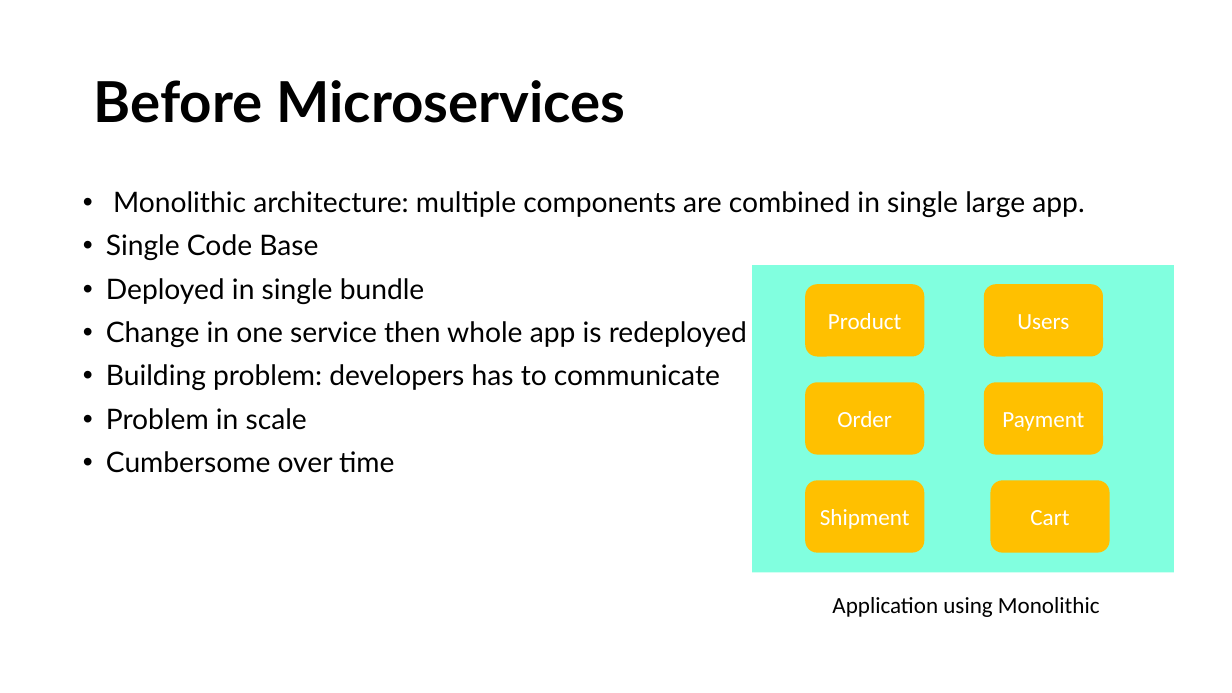
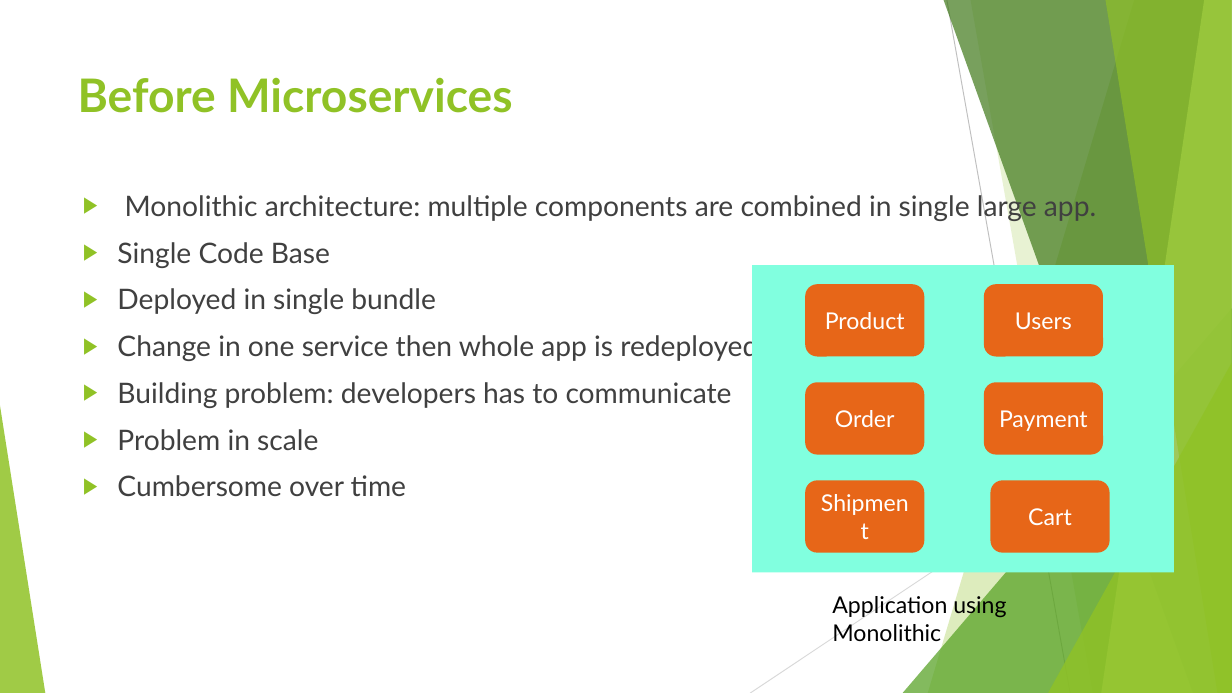
Before and after one commit to sudhirsatwekar/miscroservices_management, a slide deck: slide 3 of microservices.pptx. Drawn at 1232x693 pixels with LibreOffice and Linux fonts; fonts in the diff are those of the drawing; background and template pictures are left out. Boxes give left, top, right and bottom in pixels: in the first picture for what was removed or moved away, otherwise in the second. Text is boxed around its words. In the diff, an @@ line names an element or a change of style, - is before the commit and + after.

Commit message:
ppt added for explaination and architecture understanding

```diff
--- a/microservices.pptx
+++ b/microservices.pptx
@@ title "Before Microservices": place and size @@
-title "Before Microservices" at [94, 80, 626, 123]
+title "Before Microservices" at [78, 77, 513, 113]
@@ title "Before Microservices" at [78, 77, 513, 113]: size 44 to 36 pt, text colour #000000 to #90C226; line spacing 0.9 to 1; vertical alignment middle to top @@
@@ text "Monolithic architecture: multiple components are ..." at [117, 192, 1096, 496]: text colour #000000 to #404040; bullet • to ▶; line spacing 0.9 to 1 @@
@@ group added at [0, 0, 1232, 693]: 5 freeform shapes, 3 triangles, 2 lines @@
@@ font Calibri to Lato; fill #FFC000 to #E76618 in 6 elements at [805, 285, 924, 357], [984, 285, 1104, 357], [805, 383, 924, 455], [984, 383, 1104, 455], [805, 481, 924, 553], [991, 481, 1110, 553] @@
@@ text "Application using Monolithic" at [832, 593, 1006, 641]: font Calibri to Lato @@
```
Also in this commit, not shown: 13 other slides changed, 2 other files.
